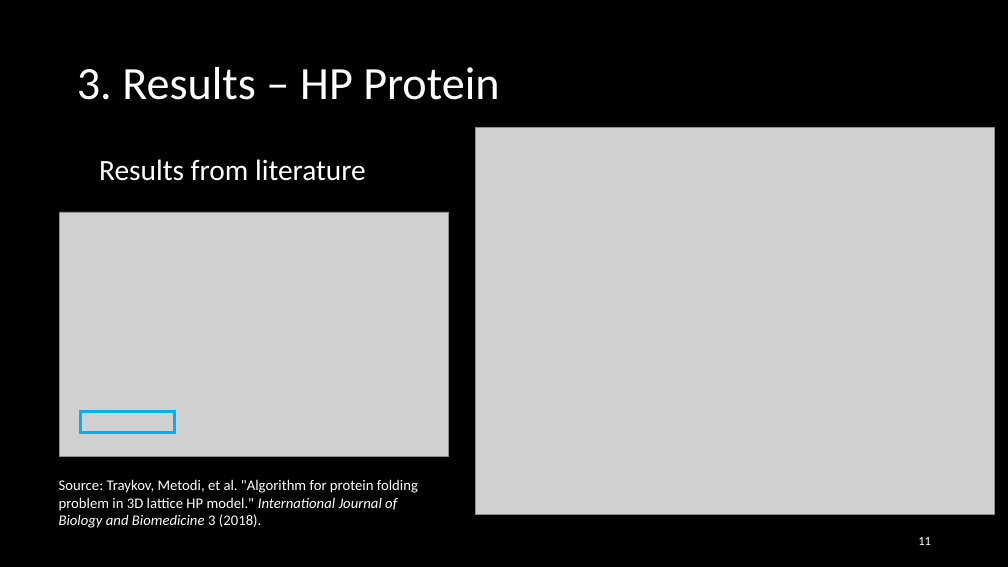
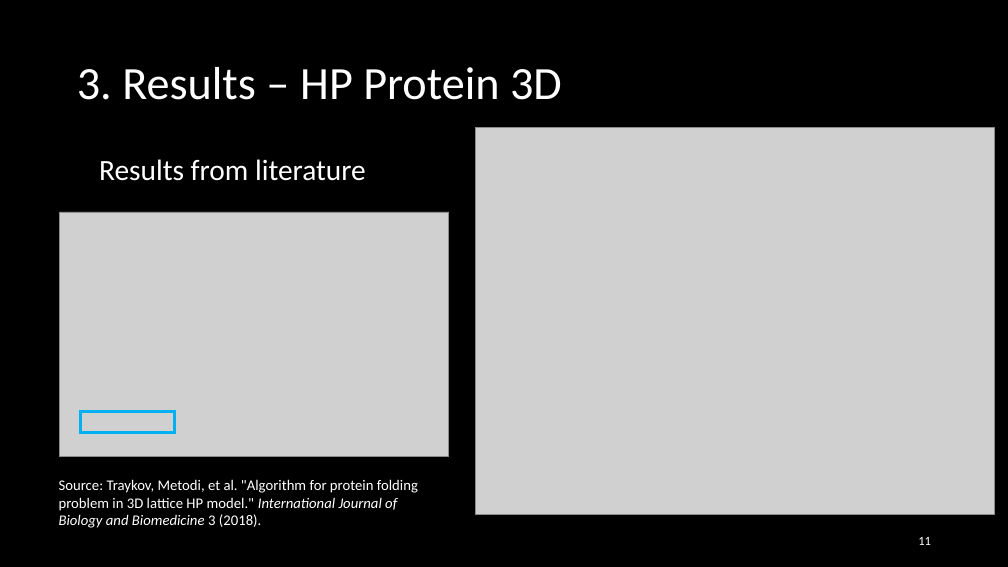
Before and after one commit to Loek21/Protein-Pow-d-er, a slide deck: slide 11 of Docs/PPP, final.pptx. Drawn at 1008x567 pixels with LibreOffice and Linux fonts; fonts in the diff are those of the drawing; grey boxes stand for pictures. Boxes give left, top, right and bottom in pixels: in the first picture for what was removed or moved away, otherwise in the second. Text is boxed around its words. In the diff, an @@ line names an element or a change of style, - is before the commit and + after.

```diff
--- a/Docs/PPP, final.pptx
+++ b/Docs/PPP, final.pptx
@@ title at bbox=[77, 67, 562, 100]: text changed @@
-3. Results – HP Protein
+3. Results – HP Protein 3D
```
Also in this commit, not shown: 6 other slides changed.
